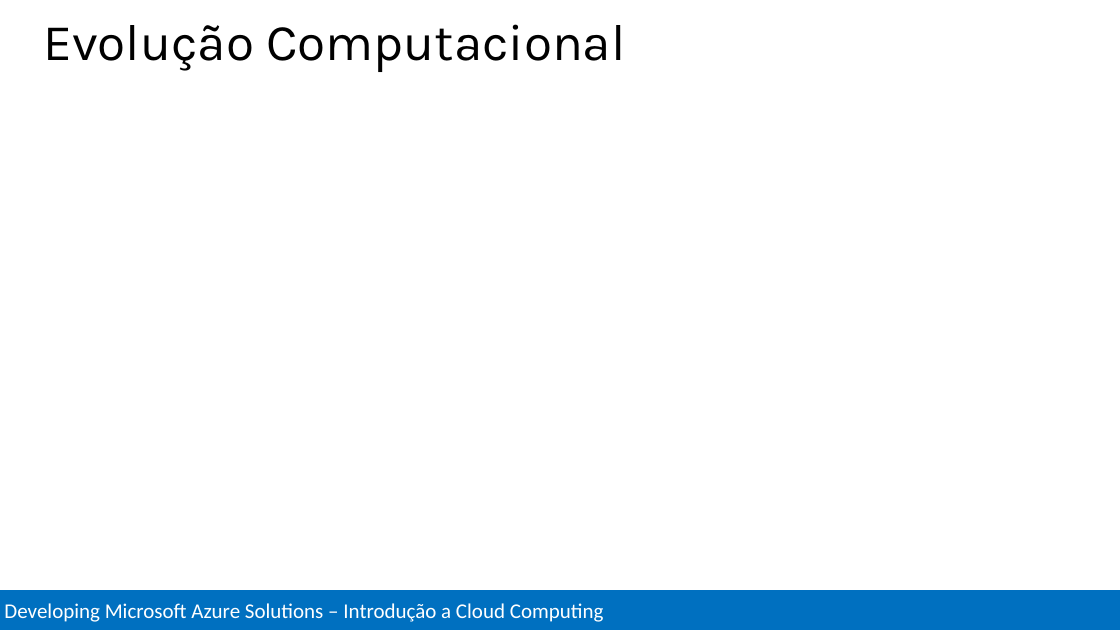
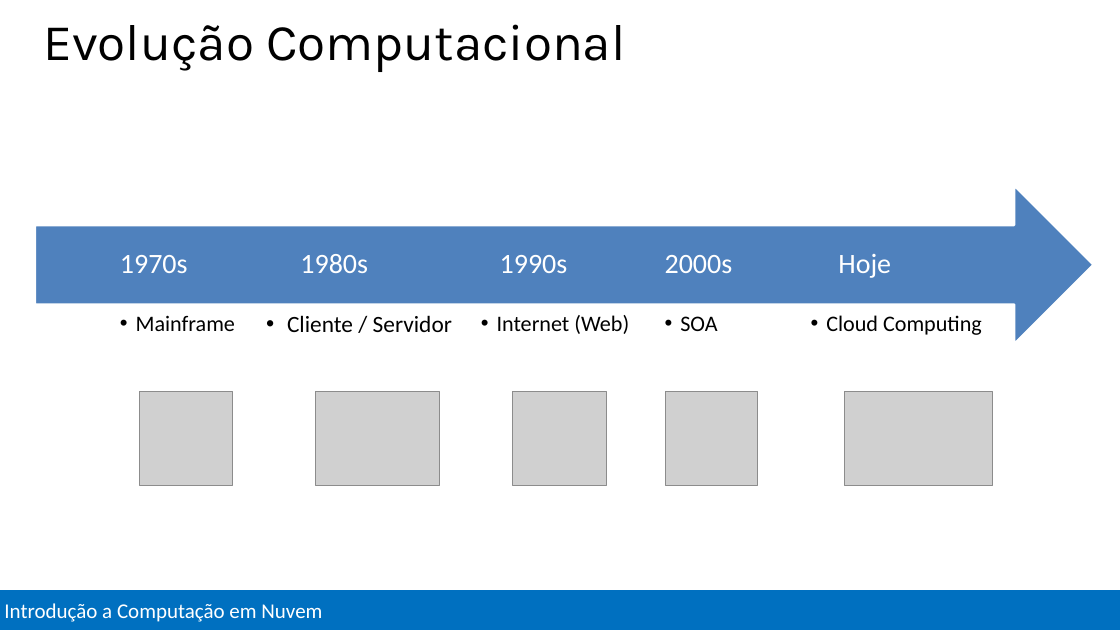
Before and after one commit to Evilazaro/MCSDAzureTraining, a slide deck: slide 6 of Introduction to Cloud Computing/Introduction to Cloud Computing.pptx. Drawn at 1120x630 pixels with LibreOffice and Linux fonts; fonts in the diff are those of the drawing; grey boxes stand for pictures. Boxes give left, top, right and bottom in pixels: in the first picture for what was removed or moved away, otherwise in the second. Text is boxed around its words. In the diff, an @@ line names an element or a change of style, - is before the commit and + after.

```diff
--- a/Introduction to Cloud Computing/Introduction to Cloud Computing.pptx
+++ b/Introduction to Cloud Computing/Introduction to Cloud Computing.pptx
@@ group added at <box>35,186,1094,344</box>: 10 texts, 1 right arrow @@
+  • Cloud Computing
+Hoje
+  • SOA
+2000s
+  • Internet (Web)
+1990s
+  • Cliente / Servidor
+1980s
+  • Mainframe
+1970s
@@ picture added at <box>139,392,233,486</box> @@
@@ picture added at <box>316,392,439,486</box> @@
@@ picture added at <box>513,392,607,486</box> @@
@@ picture added at <box>665,392,758,486</box> @@
@@ picture added at <box>844,392,993,486</box> @@
@@ text in rectangle at <box>4,603,322,622</box>: text changed @@
-Developing Microsoft Azure Solutions – Introdução a Cloud Computing
+Introdução a Computação em Nuvem
```
Also in this commit, not shown: 9 other slides changed.
